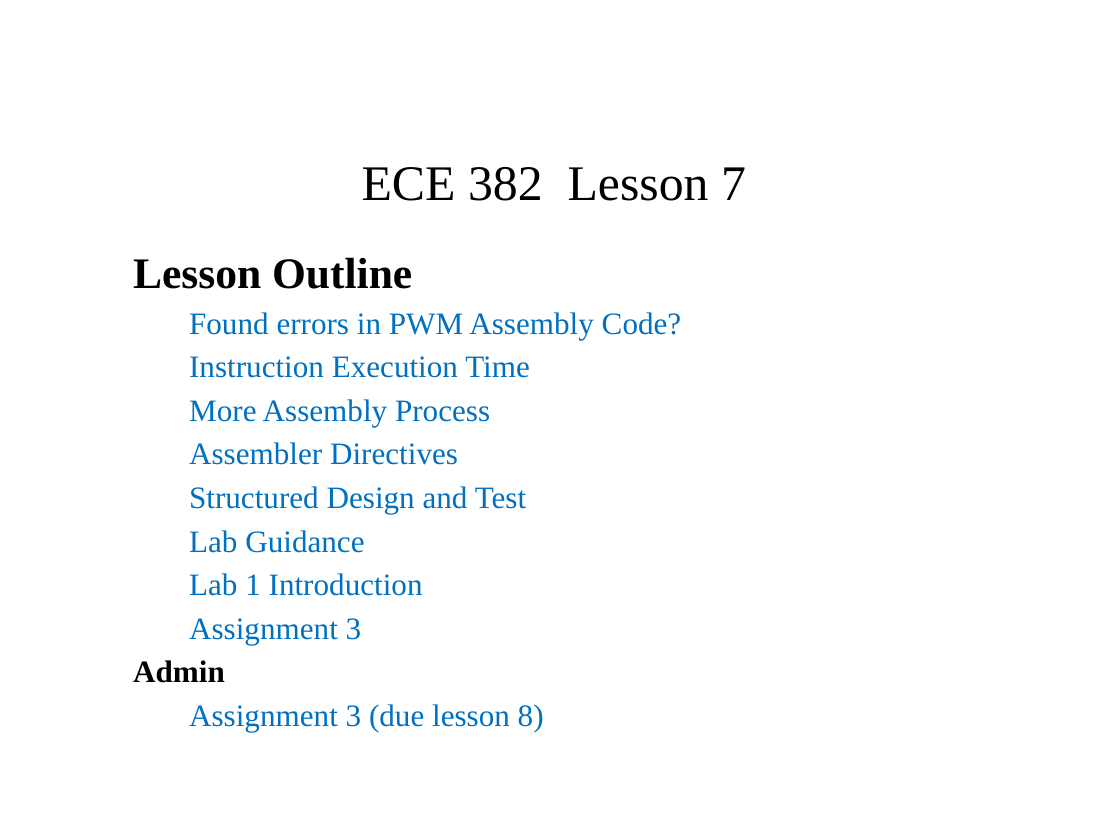
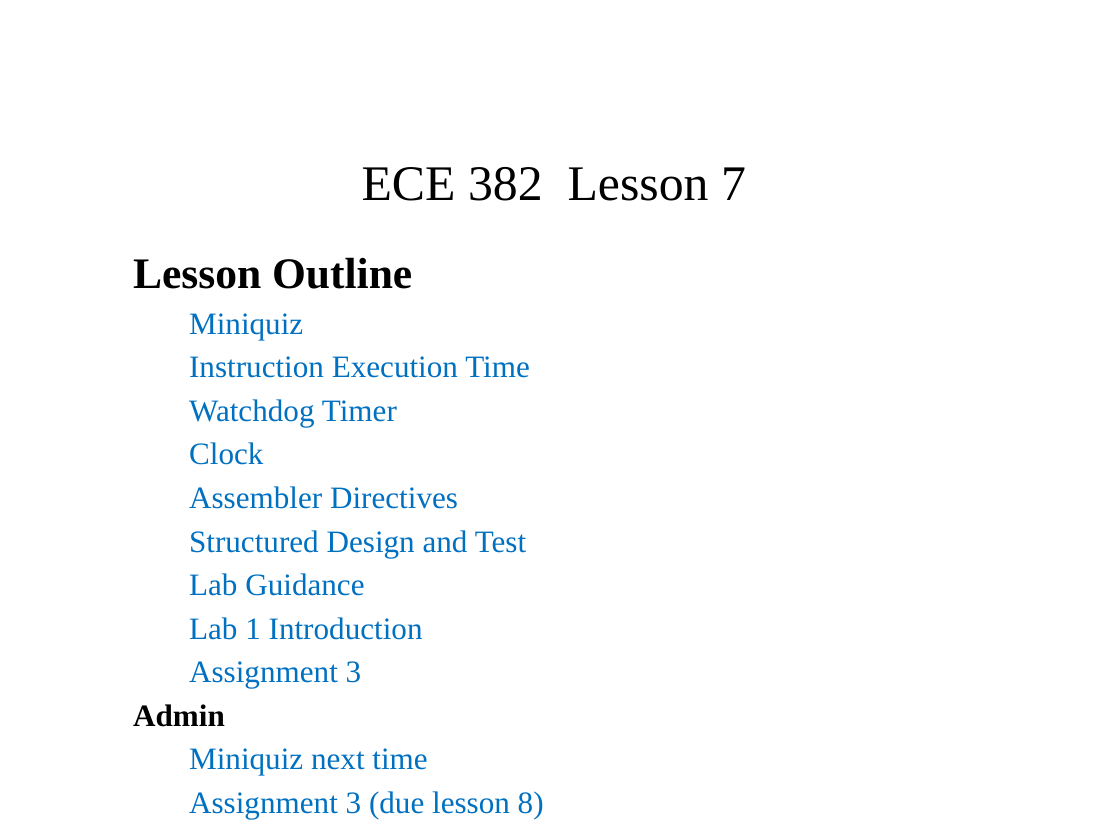
Before and after one commit to pw4rn3r/ECE382, a slide deck: slide 1 of notes/L7/Lsn7.pptx. Drawn at 1120x840 pixels with LibreOffice and Linux fonts; fonts in the diff are those of the drawing. Boxes give left, top, right and bottom in pixels: in the first picture for what was removed or moved away, otherwise in the second. Text is boxed around its words. In the diff, an @@ line names an element or a change of style, - is before the commit and + after.

Commit message:
Adding updated Lesson 7 Slides.

```diff
--- a/notes/L7/Lsn7.pptx
+++ b/notes/L7/Lsn7.pptx
@@ subtitle at (x1=189, y1=313, x2=303, y2=339): text changed @@
-  Found errors in PWM Assembly Code?
+  Miniquiz
@@ subtitle at (x1=189, y1=399, x2=397, y2=465): text changed @@
-  More Assembly Process
+  Watchdog Timer
+  Clock
@@ subtitle at (x1=189, y1=748, x2=427, y2=775): paragraph added @@
+  Miniquiz next time
```
Also in this commit, not shown: 4 other slides changed, 24 slides added, 1 slide removed.
